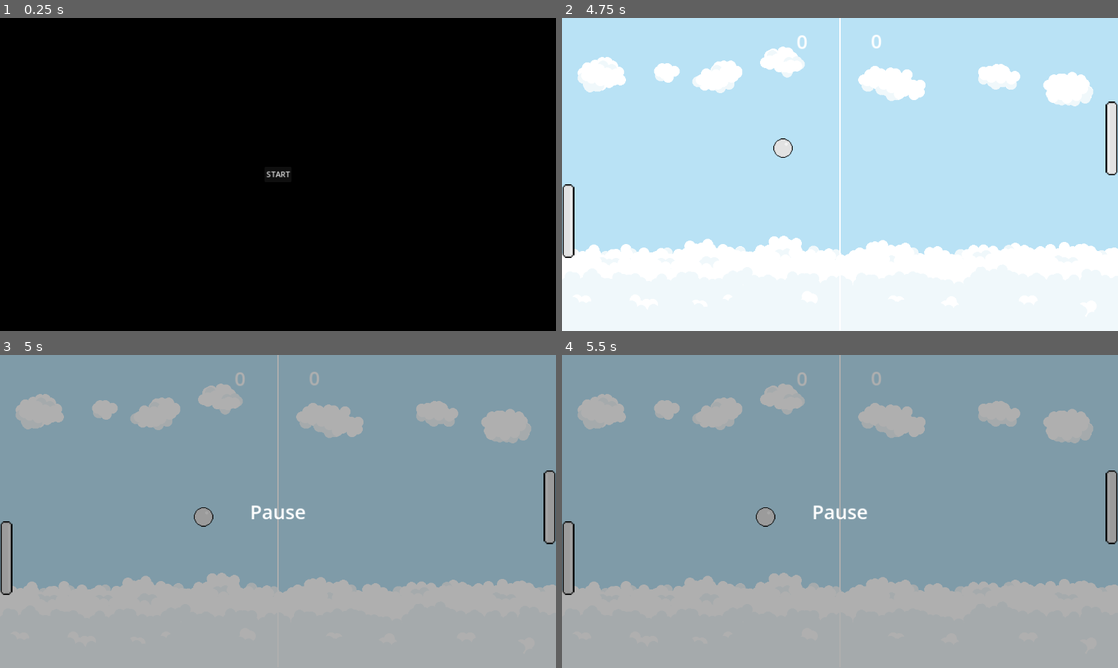
Above: before the commit, frames 1-4 (two rows, left to right).
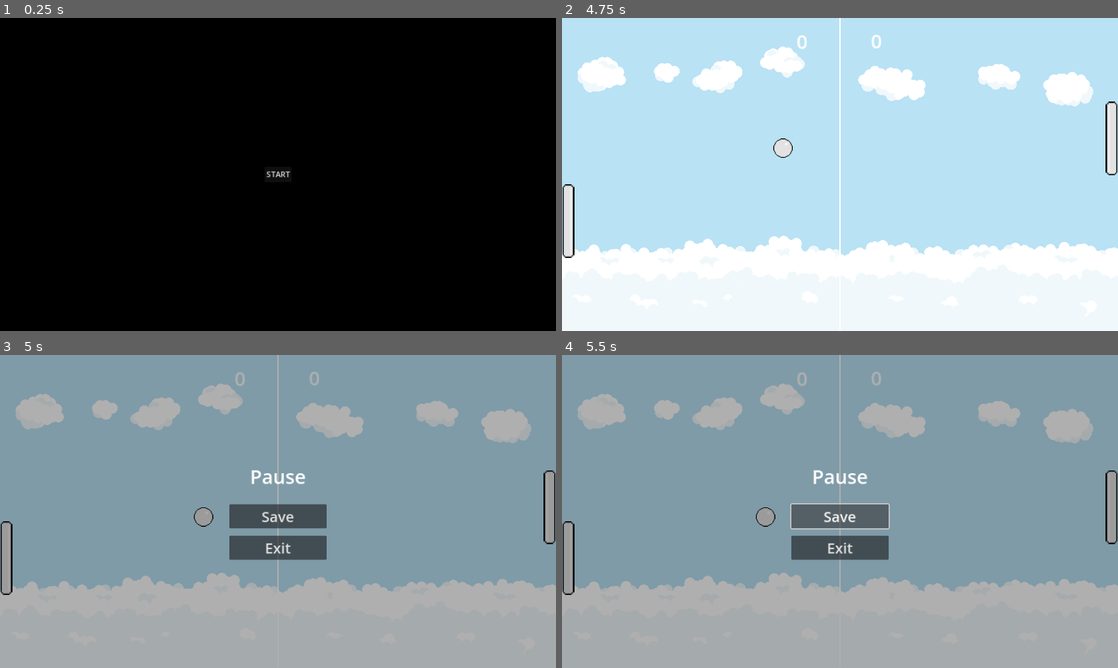
Above: after the commit, the same moments.

Repository: adel-bensalem/pong
Game: Godot game, scene res://root.tscn
Two runs of this game, one before a commit and one after it. Both use one fixed random seed, a clock stepped at 60 frames per second and the inputs below.
Inputs (mouse positions are in pixels of both pictures, inside the frame that each line leads up to):
- Up to frame 1 (0.25 s): no input
- Up to frame 2 (4.75 s): click "START" at 0.5 s; tap Enter at 1.25 s; move the mouse to (962, 158) at 1.27 s; move the mouse to (728, 190) at 2.02 s; move the mouse to (895, 105) at 2.77 s; move the mouse to (812, 237) at 3.52 s; move the mouse to (1006, 221) at 4.27 s
- Up to frame 3 (5 s): tap Escape (pause) at 4.9 s
- Up to frame 4 (5.5 s): click (840, 517) at 5 s, where only the run after the commit has a clickable "Save"

Frames 1-2 are identical in both runs. In frame 3, 2.9% of the frame differs, in the area x 41-59%, y 36-66%; in frame 4, 3.1%.

Commit message:
add save and exit game

Diff:
--- a/root.gd
+++ b/root.gd
@@ -7,13 +7,14 @@
 }
 
 var current_game_mode = GameModes.MainMenu
-
+var loaded_save = {"opponent_score": 0, "player_score": 0}
 var main_menu = preload("res://scenes/main_menu/main_menu.tscn")
 var game = preload("res://scenes/game/game.tscn")
 var pause_menu = preload("res://scenes/pause_menu/pause_menu.tscn")
 var current_game = null
 
 func _ready():
+	load_game()
 	start_main_menu()
 
 func _unhandled_key_input(event):
@@ -42,7 +43,27 @@
 	current_game = game.instantiate()
 	current_game_mode = GameModes.Game
 
+	current_game.player_score = loaded_save["player_score"]
+	current_game.opponent_score = loaded_save["opponent_score"]
+
 	add_child(current_game)
+
+func load_game():
+	if not FileAccess.file_exists("user://savegame.save"):
+		return
+
+	var save_game = FileAccess.open("user://savegame.save", FileAccess.READ)
+
+	while save_game.get_position() < save_game.get_length():
+		var json_string = save_game.get_line()
+		var json = JSON.new()
+		var parse_result = json.parse(json_string)
+
+		if not parse_result == OK:
+			print("JSON Parse Error: ", json.get_error_message(), " in ", json_string, " at line ", json.get_error_line())
+			continue
+
+		loaded_save = json.get_data()
 
 func pause():
 	add_child(pause_menu.instantiate())
--- a/scenes/game/game.gd
+++ b/scenes/game/game.gd
@@ -8,8 +8,8 @@
 @onready var ping_pong_sound = $PingPongSound
 
 var speed = 450
-var player_score = 0
-var opponent_score = 0
+@export var player_score = 0
+@export var opponent_score = 0
 var mouse_position_y = 0
 var ball_direction_x = 1
 var ball_direction_y = -1
--- a/scenes/game/game.tscn
+++ b/scenes/game/game.tscn
@@ -14,14 +14,14 @@
 
 [node name="GameBoard" parent="." instance=ExtResource("2_2or8u")]
 
-[node name="PlayerScore" parent="GameBoard" instance=ExtResource("3_bgoou")]
+[node name="PlayerScore" parent="GameBoard" groups=["Score"] instance=ExtResource("3_bgoou")]
 offset_left = 486.0
 offset_top = 21.0
 offset_right = 509.0
 offset_bottom = 76.0
 theme_override_font_sizes/font_size = 40
 
-[node name="OpponentScore" parent="GameBoard" instance=ExtResource("3_bgoou")]
+[node name="OpponentScore" parent="GameBoard" groups=["Score"] instance=ExtResource("3_bgoou")]
 offset_left = 640.0
 offset_top = 20.0
 offset_right = 663.0
--- /dev/null
+++ b/scenes/pause_menu/pause_menu.gd
@@ -0,0 +1,27 @@
+extends CanvasLayer
+
+@onready var save_button = $Menu/Actions/SaveButton
+@onready var exit_button = $Menu/Actions/ExitButton
+
+func _ready():
+	save_button.pressed.connect(save)
+	exit_button.pressed.connect(exit)
+
+func save():
+	var save_game = FileAccess.open("user://savegame.save", FileAccess.WRITE)
+	var save_nodes = get_tree().get_nodes_in_group("Score")
+	var save_dict = {
+		"player_score": 0,
+		"opponent_score": 0,
+	}
+
+	for node in save_nodes:
+		if node.name == "PlayerScore":
+			save_dict["player_score"] = int(node.text)
+		if node.name == "OpponentScore":
+			save_dict["opponent_score"] = int(node.text)
+
+	save_game.store_line(JSON.stringify(save_dict))
+
+func exit():
+	get_tree().quit()
--- a/scenes/pause_menu/pause_menu.tscn
+++ b/scenes/pause_menu/pause_menu.tscn
@@ -1,6 +1,9 @@
-[gd_scene format=3 uid="uid://bvg3x6l8es2nb"]
+[gd_scene load_steps=2 format=3 uid="uid://bvg3x6l8es2nb"]
+
+[ext_resource type="Script" path="res://scenes/pause_menu/pause_menu.gd" id="1_ra6wl"]
 
 [node name="PauseMenu" type="CanvasLayer"]
+script = ExtResource("1_ra6wl")
 
 [node name="ColorRect" type="ColorRect" parent="."]
 anchors_preset = 15
@@ -10,17 +13,37 @@
 grow_vertical = 2
 color = Color(0, 0, 0, 0.313726)
 
-[node name="Label" type="Label" parent="."]
+[node name="Menu" type="VBoxContainer" parent="."]
 anchors_preset = 8
 anchor_left = 0.5
 anchor_top = 0.5
 anchor_right = 0.5
 anchor_bottom = 0.5
-offset_left = -23.5
-offset_top = -11.5
-offset_right = 23.5
-offset_bottom = 11.5
+offset_left = -101.0
+offset_top = -92.0
+offset_right = 101.0
+offset_bottom = 92.0
 grow_horizontal = 2
 grow_vertical = 2
+theme_override_constants/separation = 30
+
+[node name="Label" type="Label" parent="Menu"]
+layout_mode = 2
 theme_override_font_sizes/font_size = 40
 text = "Pause"
+horizontal_alignment = 1
+
+[node name="Actions" type="VBoxContainer" parent="Menu"]
+layout_mode = 2
+theme_override_constants/separation = 15
+
+[node name="SaveButton" type="Button" parent="Menu/Actions"]
+layout_mode = 2
+theme_override_font_sizes/font_size = 30
+text = "Save"
+
+[node name="ExitButton" type="Button" parent="Menu/Actions"]
+layout_mode = 2
+theme_override_font_sizes/font_size = 30
+text = "Exit
+"
